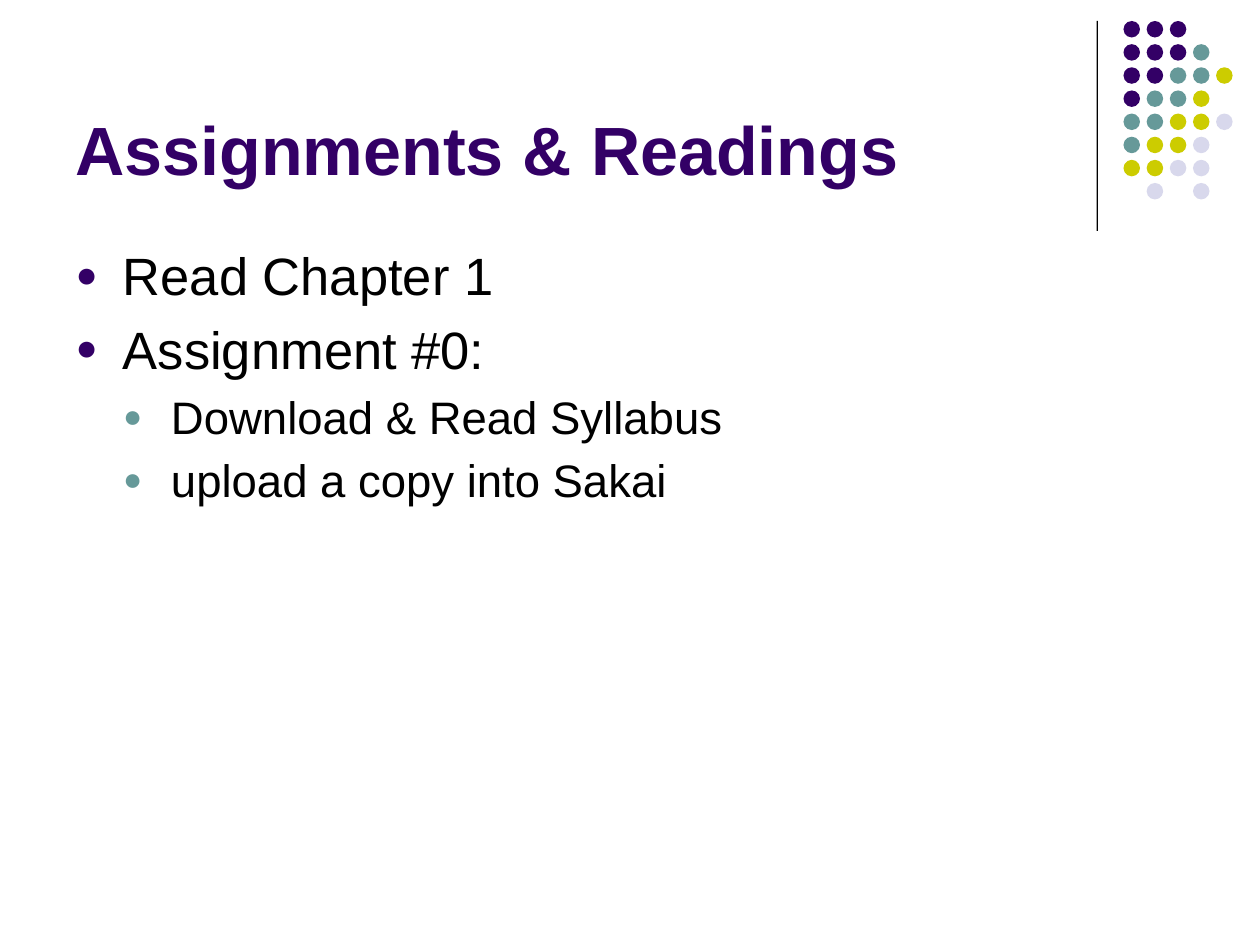
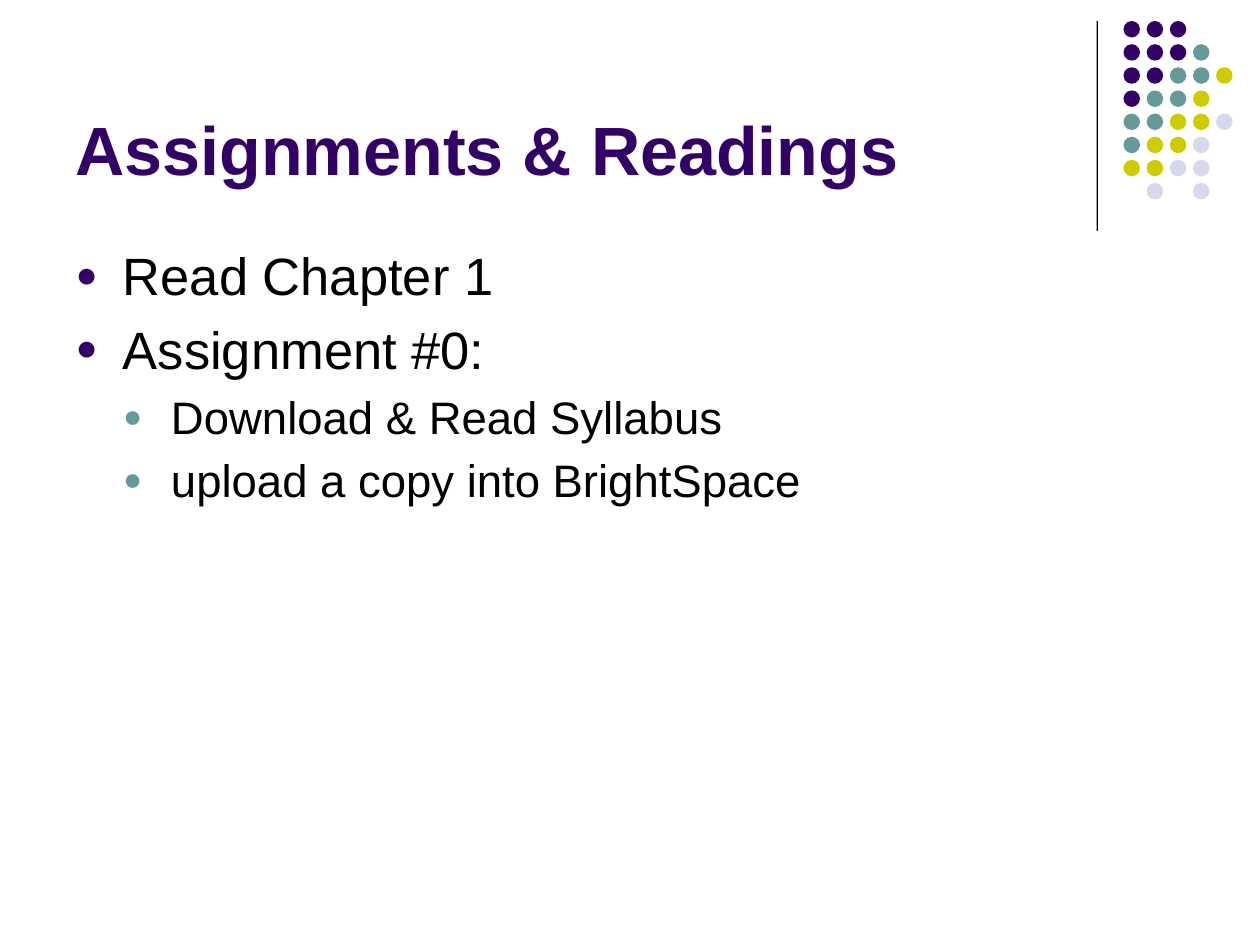
Before and after one commit to lutzhamel/CSC402, a slide deck: slide 28 of notes/csc402-ln001.pptx. Drawn at 1260x945 pixels with LibreOffice and Linux fonts; fonts in the diff are those of the drawing. Boxes give left, top, right and bottom in pixels: in the first picture for what was removed or moved away, otherwise in the second. Text is boxed around its words. In the diff, an @@ line names an element or a change of style, - is before the commit and + after.

```diff
--- a/notes/csc402-ln001.pptx
+++ b/notes/csc402-ln001.pptx
@@ text at [171,464,801,507]: text changed @@
-  ● upload a copy into Sakai
+  ● upload a copy into BrightSpace
```
Also in this commit, not shown: 3 other files.
